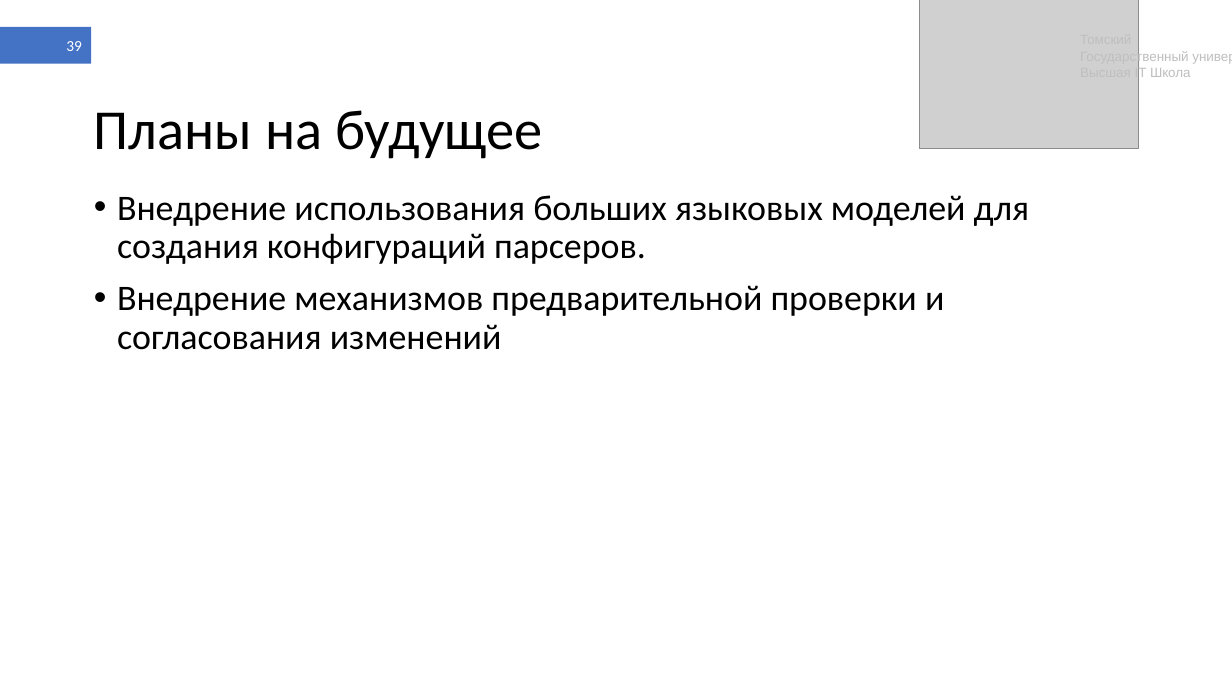
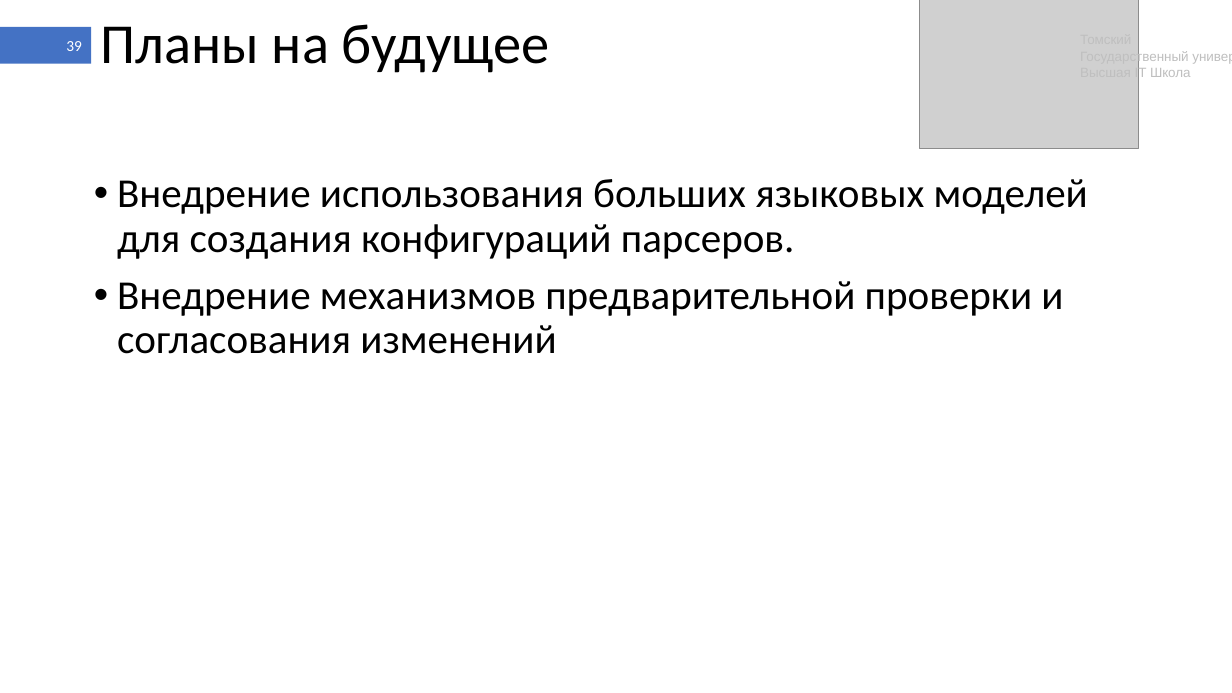
Before and after one commit to shameoff/GraduateWork, a slide deck: slide 39 of Презентация ВКР (в шаблоне).pptx. Drawn at 1232x693 pixels with LibreOffice and Linux fonts; fonts in the diff are those of the drawing; grey boxes stand for pictures. Boxes give left, top, right and bottom in pixels: in the first picture for what was removed or moved away, otherwise in the second. Text is boxed around its words. In the diff, an @@ line names an element or a change of style, - is before the commit and + after.

```diff
--- a/Презентация ВКР (в шаблоне).pptx
+++ b/Презентация ВКР (в шаблоне).pptx
@@ title "Планы на будущее" moved from (x1=94, y1=110, x2=543, y2=159) to (x1=101, y1=24, x2=550, y2=73) @@
@@ text "Внедрение использования больших языковых моделей ..." moved from (x1=117, y1=195, x2=1029, y2=350) to (x1=117, y1=179, x2=1088, y2=354) @@
@@ text "Внедрение использования больших языковых моделей ..." at (x1=117, y1=179, x2=1088, y2=354): size 28 to 32 pt @@
```
Also in this commit, not shown: 38 other slides changed, 1 other file.
